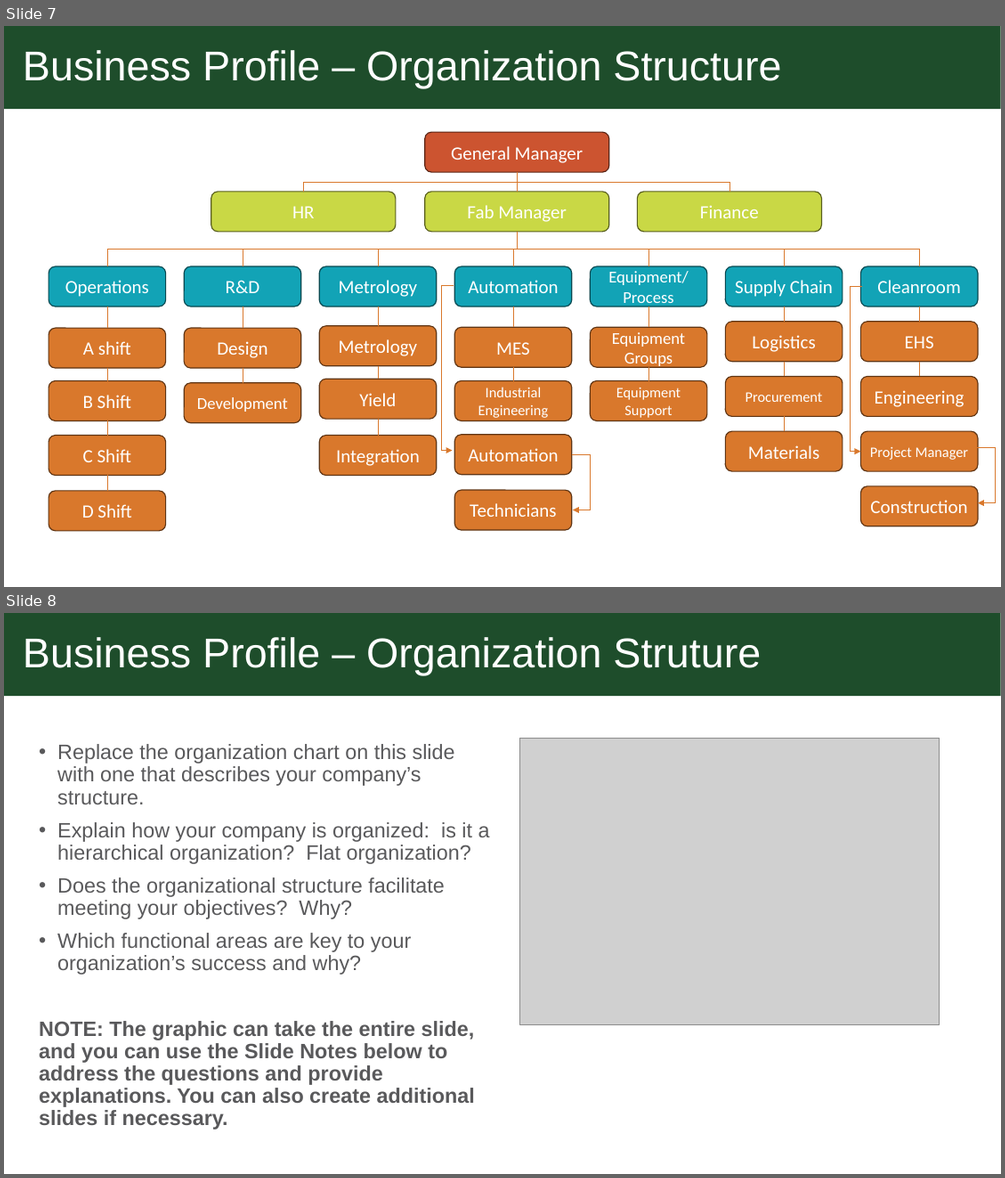
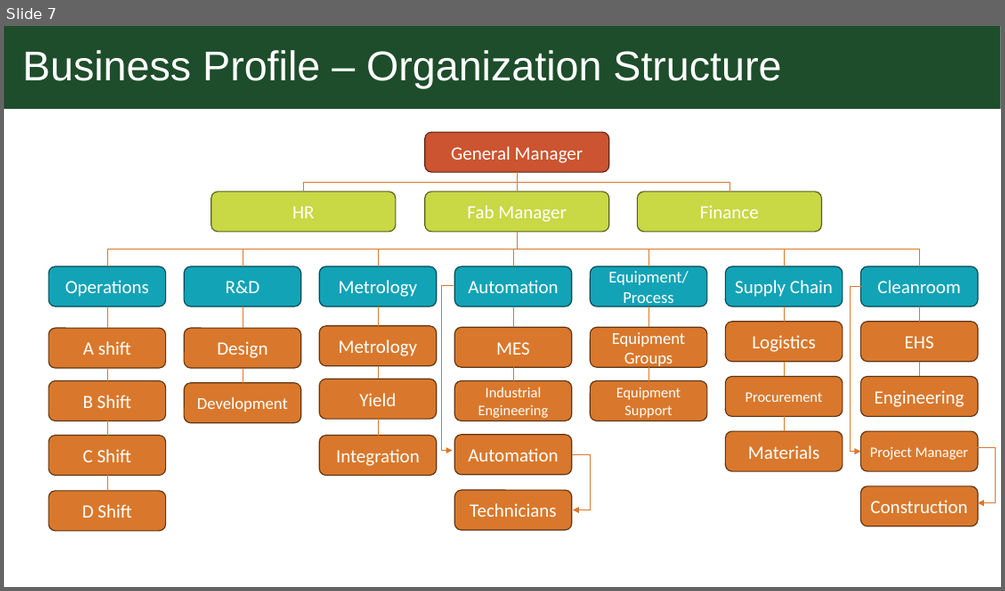
Before and after one commit to engtx/MBA, a slide deck: Classes/BUS 500, Foundations for Business Impact/Week 1/BAVARIAN.CYRUS.BUSINESS_PROFILE_ASSIGNMENT.pptx. Shown one above the other, each under a label of ours: slides 7 and 8 before the commit, slide 7 after it. The pictures are 1005x1178 and 1005x591 pixels, drawn with LibreOffice and Linux fonts; fonts in the diff are those of the drawing; grey boxes stand for pictures; background and template pictures are left out. Boxes give left, top, right and bottom in pixels: in the first picture for what was removed or moved away, otherwise in the second. Text is boxed around its words. In the diff, an @@ line names an element or a change of style, - is before the commit and + after.

Commit message:
updated Business profile

```diff
--- a/Classes/BUS 500, Foundations for Business Impact/Week 1/BAVARIAN.CYRUS.BUSINESS_PROFILE_ASSIGNMENT.pptx
+++ b/Classes/BUS 500, Foundations for Business Impact/Week 1/BAVARIAN.CYRUS.BUSINESS_PROFILE_ASSIGNMENT.pptx
@@ slide 8 removed at [4,613,1001,1174], background #FFFFFF @@
@@ title removed at [4,613,1001,696] @@
-Business Profile – Organization Struture
@@ text removed at [39,744,490,1129] @@
-• Replace the organization chart on this slide with one that describes your company’s structure.
-• Explain how your company is organized: is it a hierarchical organization? Flat organization?
-• Does the organizational structure facilitate meeting your objectives? Why?
-• Which functional areas are key to your organization’s success and why?
-NOTE: The graphic can take the entire slide, and you can use the Slide Notes below to address the questions and provide explanations. You can also create additional slides if necessary.
@@ picture removed at [520,738,939,1024] @@
```
Also in this commit, not shown: 4 slides changed, 1 other slide removed.
